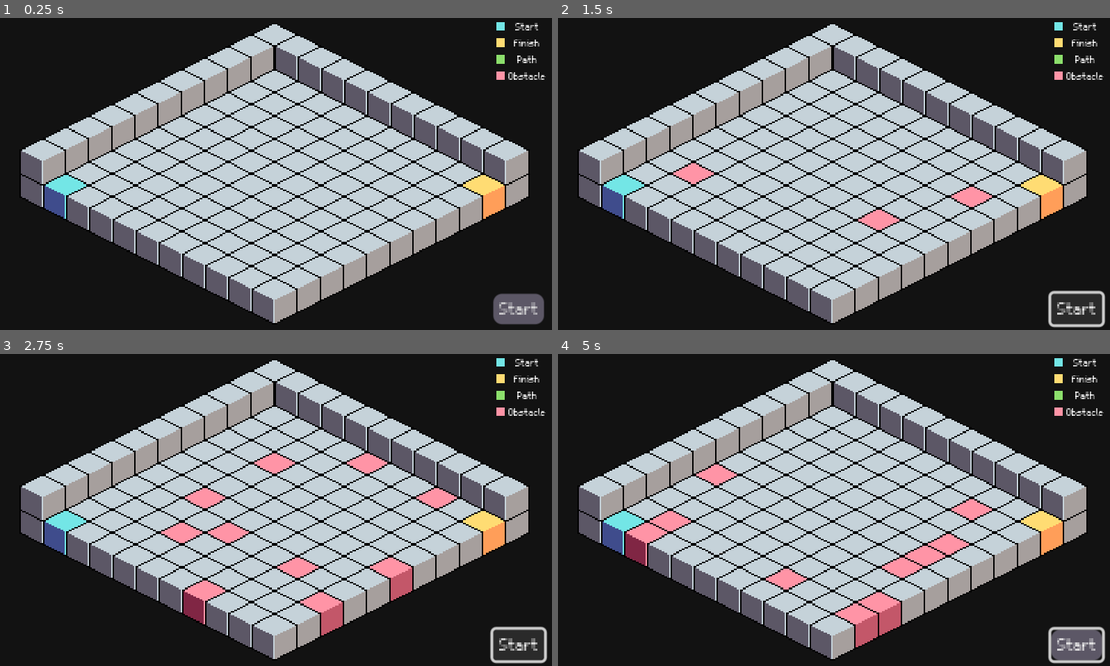
Above: before the commit, frames 1-4 (two rows, left to right).
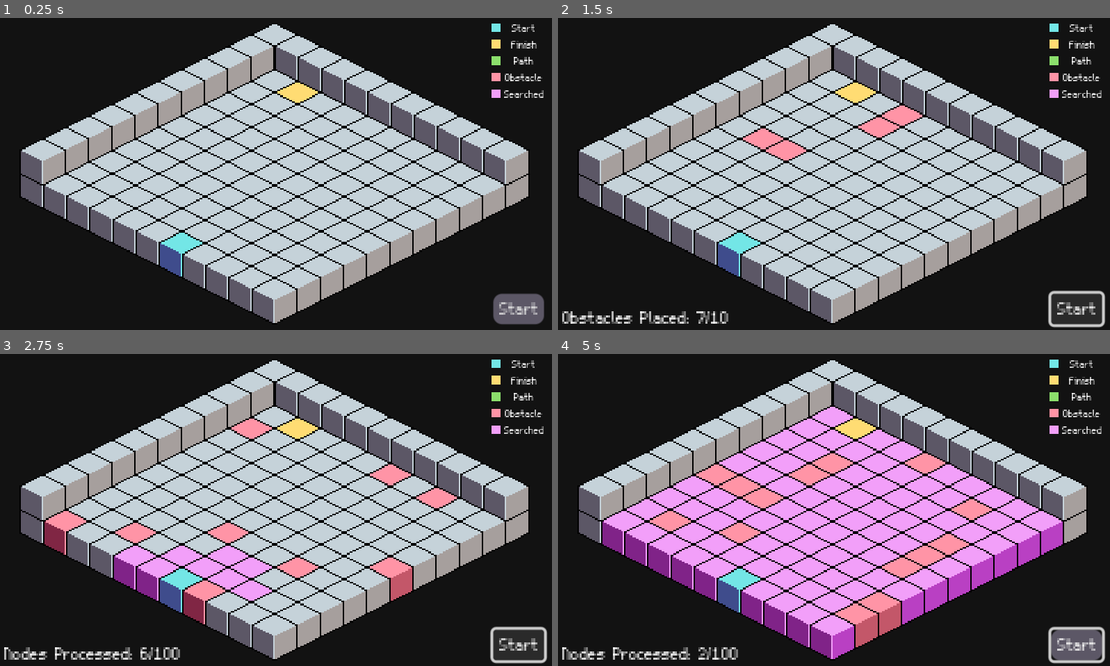
Above: after the commit, the same moments.

Repository: COMP359/Godot-Grassfire-Simulator
Game: Godot game, scene res://scenes/main.tscn
The game is run twice, just before and just after one commit, with the same random seed, the same clock (stepped at 60 frames per second) and the same inputs.
Inputs (mouse positions are in pixels of both pictures, inside the frame that each line leads up to):
- Up to frame 1 (0.25 s): no input
- Up to frame 2 (1.5 s): click "Start" at 0.5 s; click "Start" at 1.25 s
- Up to frame 3 (2.75 s): click "Start" at 2 s
- Up to frame 4 (5 s): tap Enter at 2.75 s; move the mouse to (955, 494) at 2.77 s; hold Shift 2.78-3.5 s; click (955, 494) at 2.92 s; drag from (723, 525) to (806, 572) at 3.52 s; move the mouse to (889, 441) at 4.27 s; tap Ctrl at 4.35 s; click (889, 441) at 4.42 s

The runs differ from the first frame. In frame 1, 2.8% of the frame differs, in the area x 8-99%, y 1-92%; in frame 2, 5.3%; in frame 3, 8.6%; in frame 4, 32%, in the area x 0-99%, y 1-98%.

Commit message:
Added Search Sound and Counter Label

Diff:
--- a/scenes/main.gd
+++ b/scenes/main.gd
@@ -2,11 +2,14 @@
 
 @onready var tilemap = $tilemap
 @onready var obstacle_sound = $obstacle_sound
+@onready var search_sound = $search_sound
+@onready var label = $label
 
 var grid = []
 var grid_width = 10
 var grid_height = 10
-var obstacle_coords = []
+var grassfire_search = []
+var searched_nodes = []
 
 @export_range(0, 9) var start_position_x = 0
 @export_range(-9, 0) var start_position_y = 0
@@ -19,6 +22,7 @@
 var path_cube = Vector2i(2,0)
 var start_cube = Vector2i(3,0)
 var finish_cube = Vector2i(4,0)
+var search_cube = Vector2i(5,0)
 
 func _ready():
 	initialize_grid()
@@ -42,6 +46,7 @@
 func _on_start_pressed():
 	clear_grid()
 	create_obstacles()
+	grassfire_search_algo()
 
 func create_obstacles():
 	var numberOfObstacles = int(percentage_obstacles + 0.5)
@@ -54,13 +59,74 @@
 		if grid[randomX][randomY] == 0:
 			grid[randomX][randomY] = -3
 			tilemap.set_cell(0, Vector2i(randomX, randomY), 0, obstacle_cube)
-			obstacle_coords.append(Vector2i(randomX, randomY))
-			await get_tree().create_timer(0.05).timeout
+			var timeout = max(0.05, 0.15 - (0.10 * obstaclesPlaced / numberOfObstacles))  # Decrease timeout as more obstacles are placed
+			await get_tree().create_timer(timeout).timeout
 			obstacle_sound.play()
 			obstaclesPlaced += 1
+			label.text = "Obstacles Placed: " + str(obstaclesPlaced) + "/" + str(numberOfObstacles)
 
 func clear_grid():
-	for coord in obstacle_coords:
-		grid[coord.x][coord.y] = 0
-		tilemap.set_cell(0, coord, 0, empty_cube)
-	obstacle_coords.clear()
+	for i in grid_width:
+		for j in grid_height:
+			grid[i][j] = 0
+
+	for i in range(10):
+		for j in range(-9, 1):
+			tilemap.set_cell(0, Vector2i(i, j), 0, empty_cube)
+
+	grid[start_position_x][start_position_y] = -1
+	grid[finish_position_x][finish_position_y] = -2
+	tilemap.set_cell(0, Vector2i(start_position_x, start_position_y), 0, start_cube)
+	tilemap.set_cell(0, Vector2i(finish_position_x, finish_position_y), 0, finish_cube)
+
+func is_valid(x, y):
+	return 0 <= x and x <= 9 and -9 <= y and y <= 0 and grid[x][y] == 0
+
+func grassfire_search_algo():
+	var numberOfObstacles = int(percentage_obstacles + 0.5)
+	await get_tree().create_timer((numberOfObstacles / 2.0 * (0.15 + 0.05)) + 1).timeout # wait for obstacles to be created
+	grassfire_search.append(Vector2i(start_position_x, start_position_y))
+
+	searched_nodes = []
+	var totalNodes = grid_width * grid_height
+	var nodesProcessed = 0
+
+	while grassfire_search.size() > 0:
+		var current_node = grassfire_search.pop_front()
+		var next_current_value = grid[current_node.x][current_node.y] + 1
+
+		# DOWN TO RIGHT
+		if is_valid(current_node.x + 1, current_node.y):
+			grid[current_node.x + 1][current_node.y] = next_current_value
+			grassfire_search.push_back(Vector2i(current_node.x + 1, current_node.y))
+			tilemap.set_cell(0, Vector2i(current_node.x + 1, current_node.y), 0, search_cube)
+			add_to_set(Vector2i(current_node.x + 1, current_node.y))
+
+		#UP TO RIGHT
+		if is_valid(current_node.x, current_node.y - 1):
+			grid[current_node.x][current_node.y - 1] = next_current_value
+			grassfire_search.push_back(Vector2i(current_node.x, current_node.y - 1))
+			tilemap.set_cell(0, Vector2i(current_node.x, current_node.y - 1), 0, search_cube)
+			add_to_set(Vector2i(current_node.x, current_node.y - 1))
+
+		#DOWN TO LEFT
+		if is_valid(current_node.x, current_node.y + 1):
+			grid[current_node.x][current_node.y + 1] = next_current_value
+			grassfire_search.push_back(Vector2i(current_node.x, current_node.y + 1))
+			tilemap.set_cell(0, Vector2i(current_node.x, current_node.y + 1), 0, search_cube)
+			add_to_set(Vector2i(current_node.x, current_node.y + 1))
+
+		#UP TO LEFT
+		if is_valid(current_node.x - 1, current_node.y):
+			grid[current_node.x - 1][current_node.y] = next_current_value
+			grassfire_search.push_back(Vector2i(current_node.x - 1, current_node.y))
+			tilemap.set_cell(0, Vector2i(current_node.x - 1, current_node.y), 0, search_cube)
+			add_to_set(Vector2i(current_node.x - 1, current_node.y))
+
+		await get_tree().create_timer(0.04).timeout
+		search_sound.play()
+		label.text = "Nodes Processed: " + str(searched_nodes.size()) + "/" + str(totalNodes)
+
+func add_to_set(element):
+	if element not in searched_nodes:
+		searched_nodes.append(element)
--- a/scenes/main.tscn
+++ b/scenes/main.tscn
@@ -1,9 +1,10 @@
-[gd_scene load_steps=14 format=3 uid="uid://ddshxn7jla8lo"]
+[gd_scene load_steps=15 format=3 uid="uid://ddshxn7jla8lo"]
 
 [ext_resource type="Texture2D" uid="uid://pux2nnjdchwf" path="res://assets/tileset.png" id="1_6ojrb"]
 [ext_resource type="Script" path="res://scenes/main.gd" id="1_joo28"]
 [ext_resource type="FontFile" uid="uid://ho7w3ueb5kb6" path="res://assets/m5x7.ttf" id="2_pc42s"]
 [ext_resource type="AudioStream" uid="uid://7otpnu8r48g0" path="res://assets/obstacle_sound.mp3" id="4_yry4k"]
+[ext_resource type="AudioStream" uid="uid://vxdd0fqxqxap" path="res://assets/search_sound.mp3" id="5_xa0j6"]
 
 [sub_resource type="TileSetAtlasSource" id="TileSetAtlasSource_4kste"]
 texture = ExtResource("1_6ojrb")
@@ -22,6 +23,8 @@
 3:1/0 = 0
 4:0/0 = 0
 4:0/0/texture_origin = Vector2i(0, -8)
+5:0/0 = 0
+5:0/0/texture_origin = Vector2i(0, -8)
 
 [sub_resource type="TileSet" id="TileSet_8sr3s"]
 tile_shape = 1
@@ -59,6 +62,8 @@
 
 [node name="main" type="Node2D"]
 script = ExtResource("1_joo28")
+start_position_x = 5
+finish_position_x = 1
 
 [node name="tilemap" type="TileMap" parent="."]
 y_sort_enabled = true
@@ -80,10 +85,10 @@
 anchor_top = 0.5
 anchor_right = 1.0
 anchor_bottom = 0.5
-offset_left = 345.0
-offset_top = 6.0
+offset_left = 342.0
+offset_top = 8.0
 offset_right = 402.0
-offset_bottom = 70.0
+offset_bottom = 89.0
 grow_horizontal = 0
 grow_vertical = 2
 scale = Vector2(0.6, 0.6)
@@ -144,6 +149,19 @@
 text = "Obstacle"
 label_settings = SubResource("LabelSettings_s0btu")
 
+[node name="ColorRect5" type="ColorRect" parent="legend"]
+custom_minimum_size = Vector2(10, 10)
+layout_mode = 2
+size_flags_horizontal = 4
+size_flags_vertical = 4
+color = Color(0.94902, 0.623529, 0.976471, 1)
+
+[node name="Label5" type="Label" parent="legend"]
+layout_mode = 2
+size_flags_horizontal = 4
+text = "Searched"
+label_settings = SubResource("LabelSettings_s0btu")
+
 [node name="start" type="Button" parent="."]
 offset_left = 343.0
 offset_top = 191.0
@@ -155,12 +173,10 @@
 text = "Start"
 
 [node name="label" type="Label" parent="."]
-visible = false
-offset_left = 2.0
-offset_top = 2.0
-offset_right = 137.0
-offset_bottom = 25.0
-text = "Godot Grassfire Simulator"
+offset_left = 5.0
+offset_top = 200.0
+offset_right = 140.0
+offset_bottom = 223.0
 label_settings = SubResource("LabelSettings_385mf")
 
 [node name="camera" type="Camera2D" parent="."]
@@ -169,6 +185,8 @@
 
 [node name="obstacle_sound" type="AudioStreamPlayer2D" parent="."]
 stream = ExtResource("4_yry4k")
-volume_db = -5.0
+
+[node name="search_sound" type="AudioStreamPlayer2D" parent="."]
+stream = ExtResource("5_xa0j6")
 
 [connection signal="pressed" from="start" to="." method="_on_start_pressed"]
Not shown, changed: .gut_editor_config.json
Binary file changed: assets/tileset.png
Not shown, added: assets/search_sound.mp3
